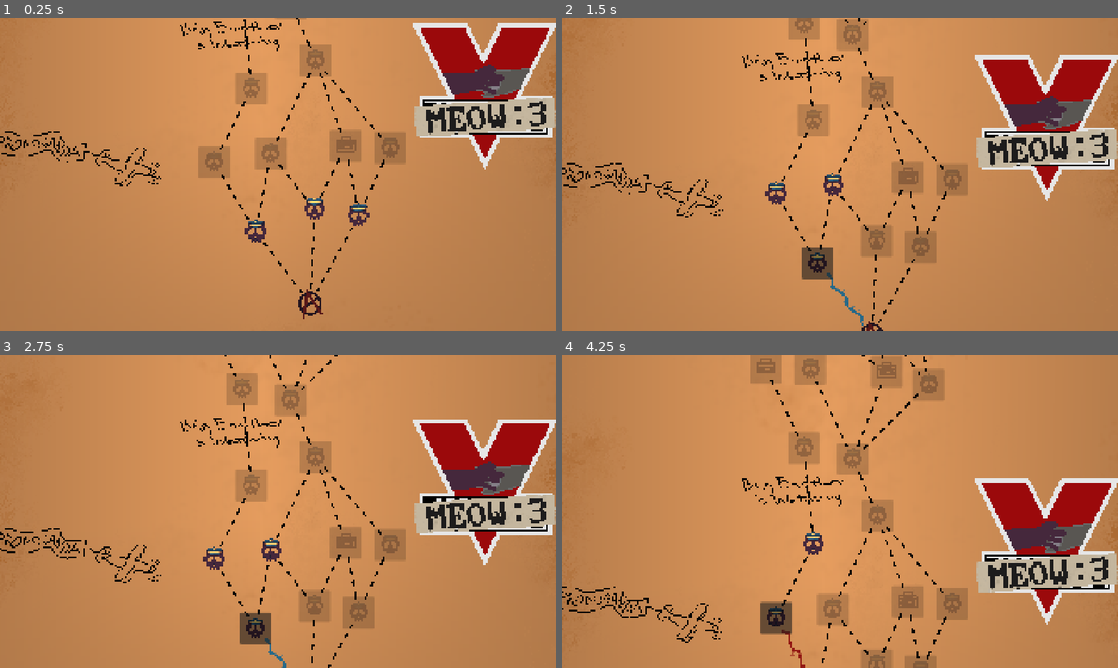
Above: before the commit, frames 1-4 (two rows, left to right).
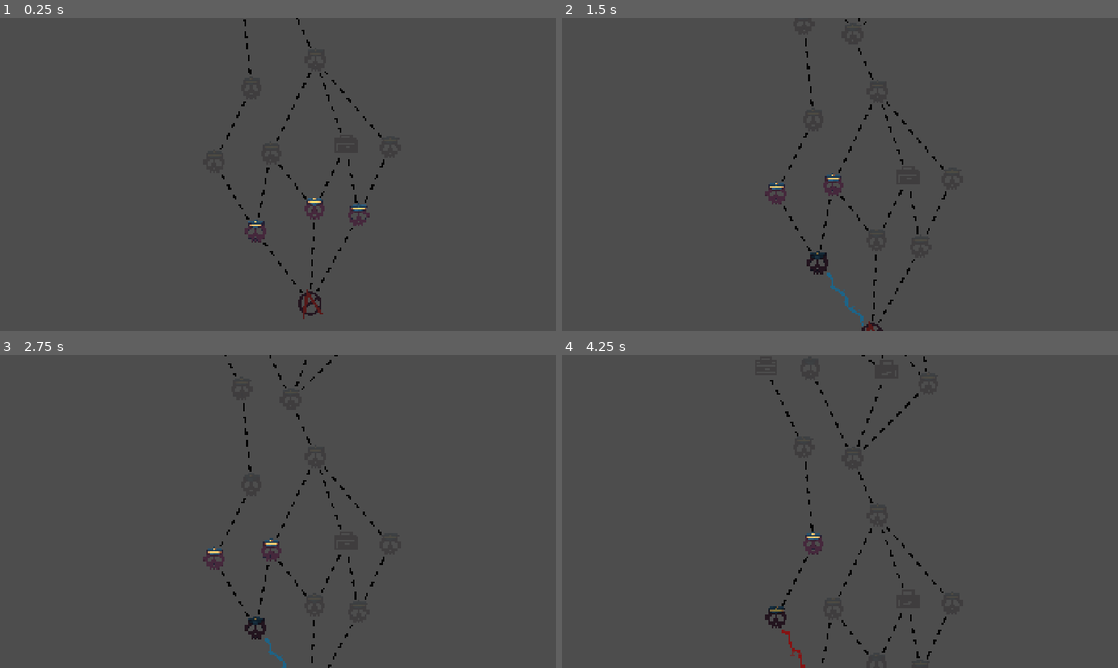
Above: after the commit, the same moments.

Repository: Winter-Aria/SouperSerious
Game: Godot game, scene res://map_screen.tscn
Two runs of this game, one before a commit and one after it. Both use one fixed random seed, a clock stepped at 60 frames per second and the inputs below. This scene is started directly instead of the project's main scene. The engine's default icon, where the game draws it, is replaced by a stand-in: a white triangle on a blue panel in a dark square.
Inputs (mouse positions are in pixels of both pictures, inside the frame that each line leads up to):
- Up to frame 1 (0.25 s): no input
- Up to frame 2 (1.5 s): click (873, 302) at 0.5 s; click (817, 230) at 1.27 s
- Up to frame 3 (2.75 s): click (255, 627) at 2.02 s
- Up to frame 4 (4.25 s): click (778, 558) at 2.77 s; click (778, 614) at 3.52 s

The runs differ from the first frame. In frame 1, 98% of the frame differs, in the area x 0-100%, y 0-100%; in frame 2, 99%; in frame 3, 99%; in frame 4, 99%.

Commit message:
adjusted the map node button

Diff:
--- a/souper-serious-game-jam/map_node_button.tscn
+++ b/souper-serious-game-jam/map_node_button.tscn
@@ -4,6 +4,14 @@
 [ext_resource type="Script" uid="uid://cwukkrfifrh3x" path="res://Scripts/map_node_button.gd" id="2_edx8w"]
 
 [sub_resource type="StyleBoxEmpty" id="StyleBoxEmpty_edx8w"]
+
+[sub_resource type="StyleBoxEmpty" id="StyleBoxEmpty_6omsp"]
+
+[sub_resource type="StyleBoxEmpty" id="StyleBoxEmpty_vnwax"]
+
+[sub_resource type="StyleBoxEmpty" id="StyleBoxEmpty_xeqmf"]
+
+[sub_resource type="StyleBoxEmpty" id="StyleBoxEmpty_lls7k"]
 
 [node name="MapNodeButton" type="Button" unique_id=485486876]
 texture_filter = 1
@@ -21,6 +29,10 @@
 grow_horizontal = 2
 grow_vertical = 2
 theme_override_styles/normal = SubResource("StyleBoxEmpty_edx8w")
+theme_override_styles/pressed = SubResource("StyleBoxEmpty_6omsp")
+theme_override_styles/hover = SubResource("StyleBoxEmpty_vnwax")
+theme_override_styles/disabled = SubResource("StyleBoxEmpty_xeqmf")
+theme_override_styles/focus = SubResource("StyleBoxEmpty_lls7k")
 icon = ExtResource("1_lwtow")
 expand_icon = true
 script = ExtResource("2_edx8w")
--- a/souper-serious-game-jam/map_screen.tscn
+++ b/souper-serious-game-jam/map_screen.tscn
@@ -27,6 +27,6 @@
 [node name="Background" type="Sprite2D" parent="." unique_id=1641573354]
 z_index = -4
 texture_filter = 1
-position = Vector2(1.3552527e-20, -3555)
+position = Vector2(-7.9999695, -6504.0005)
 scale = Vector2(5.859863, 5.859863)
 texture = ExtResource("6_w4cr0")
